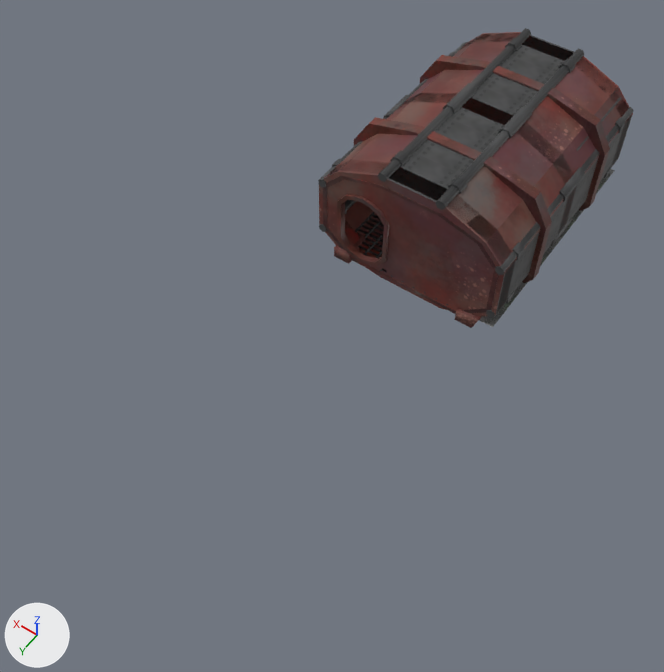
The Blender file Blender/restroom.blend as it was, and as the next commit left it.
Both versions are drawn from a 50 mm camera at (-8.7, 19.73, 20.21) aimed at (0.25, 7.21, 0.54). Every picture has the same lights, and +X, +Y and +Z are marked at lower left. The first picture is the older version. Mesh edges are drawn as thin lines on the coarser meshes.

Script lines for the objects in view, before the commit:
```python
me_cube_013 = bpy.data.meshes.new('Cube.013')
me_cube_013.from_pydata(...)  # 2185 vertices, 1910 faces; spans x -3.16..3.16, y -4.11..4.09, z -0.69..3.74
me_cube_013.materials.append(mat_material_001)  # picture img_wall_png_001
me_cube_013.materials.append(mat_material_002)  # picture img_bloody_rust_png_001
me_cube_013.materials.append(mat_material_004)  # picture img_matky_png
me_cube_013.materials.append(mat_material_007)  # picture img_metal_png_001
me_cube_013.materials.append(mat_material_008)  # picture img_latka_png_001
me_cube_013.materials.append(mat_material_009)  # picture img_latka2_png_001
me_cube_013.materials.append(mat_material_012)  # picture img_grey_cary_png_001
me_cube_013.materials.append(mat_material_005)  # picture img_kov_vroubky_png
me_cube_013.materials.append(mat_material_006)  # picture img_screen_png
ob_cube_017 = bpy.data.objects.new('Cube.017', me_cube_013)
ob_cube_017.location = (0.0, 0.0, 0.0)
```
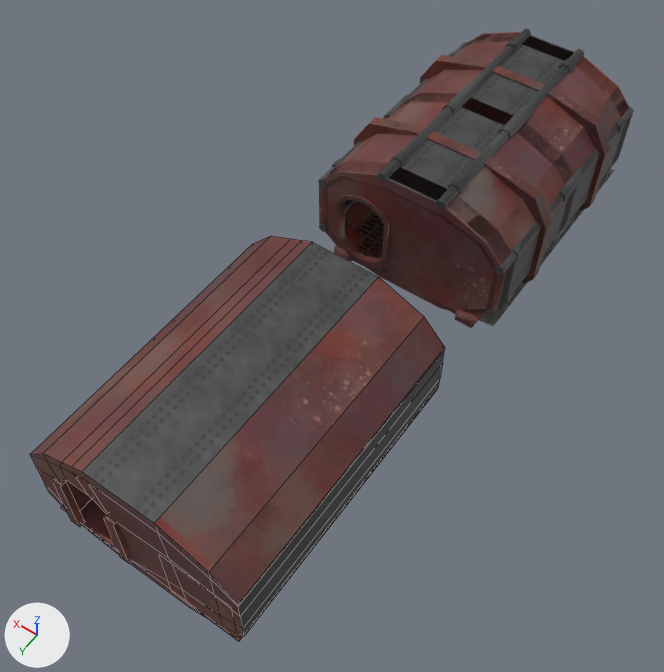
The edits, one by one:
Picture 'matky.png.001' (img_matky_png_001) is new.
Picture 'wall.png.002' (img_wall_png_002) is new.
Picture 'wall.png.003' (img_wall_png_003) is new.
Material 'Material.011' (mat_material_011) is new.
Its texture is img_matky_png_001.
Material 'Material' (mat_material) is new.
Its texture is img_wall_png_002.
Material 'Material.014' (mat_material_014) is new.
Its texture is img_wall_png_003.
Mesh me_cube_009 is new.
It has 124 vertices, 103 faces and spans x -3.0..3.0, y -4.26..4.09, z -0.34..3.56.
Faces by material slot: [72, 7, 24].
It uses material mat_material (picture img_wall_png_002).
It uses material mat_material_011 (picture img_matky_png_001).
It uses material mat_material_014 (picture img_wall_png_003).
Object 'Cube.016' (ob_cube_016) is new; it shows me_cube_009.
Its location is (0.0, 11.0, 0.0).

Changed parts and their boxes (x1, y1, x2, y2) in the pictures (664 x 672 px):
'Cube.016', added
    after: (30, 236, 445, 641)
    faces in mat_material (picture img_wall_png_002): (30, 236, 445, 641)
    faces in mat_material_011 (picture img_matky_png_001): (82, 242, 445, 636)
    faces in mat_material_014 (picture img_wall_png_003): (52, 477, 132, 564)
